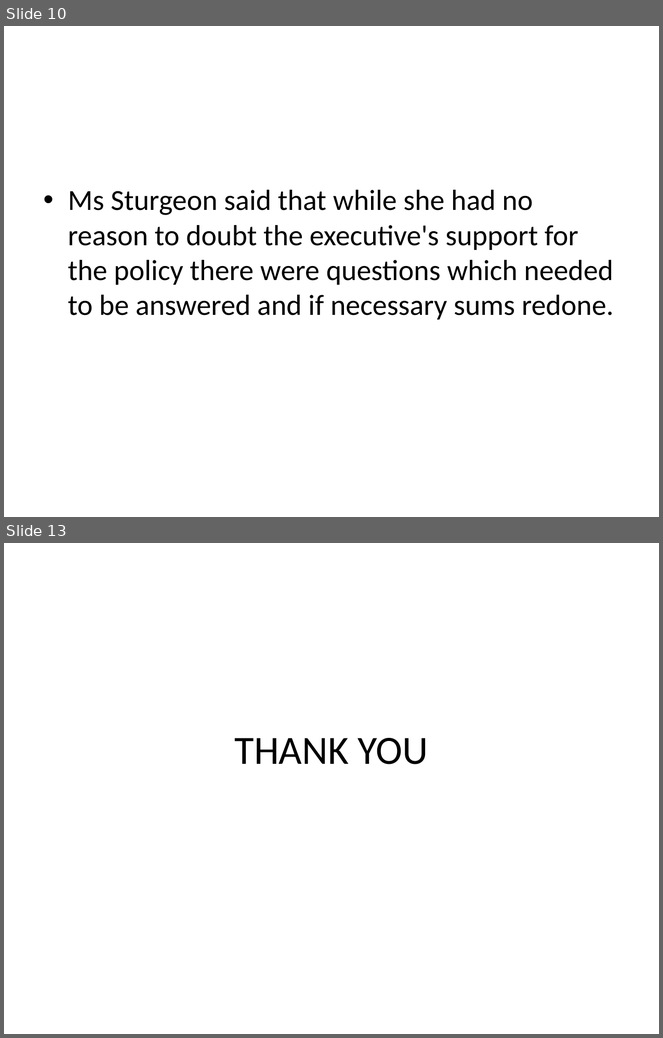
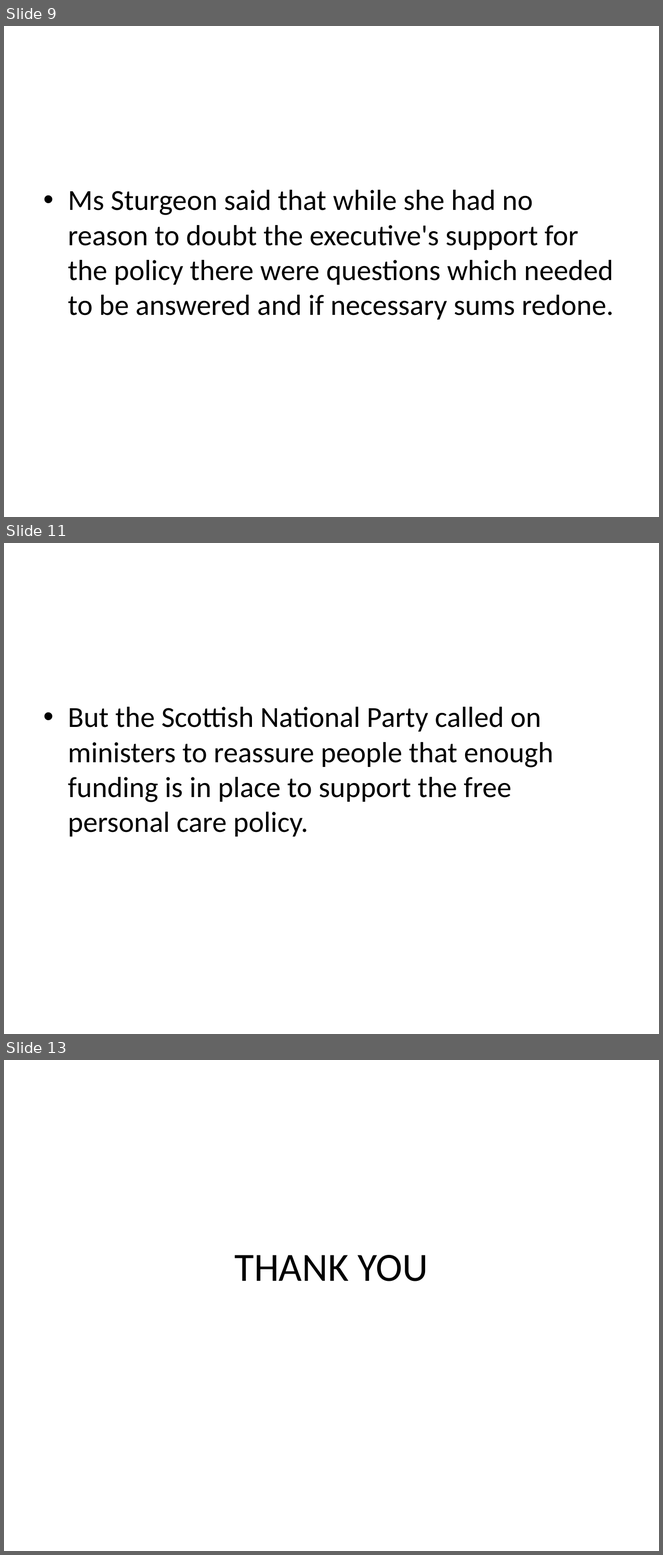
Before and after one commit to MayankVachher/Shortie, a slide deck: title.pptx. Shown one above the other, each under a label of ours: slides 10 and 13 before the commit, slides 9, 11 and 13 after it; the slides between them are not shown. The pictures are 663x1038 and 663x1555 pixels, drawn with LibreOffice and Linux fonts; fonts in the diff are those of the drawing. Boxes give left, top, right and bottom in pixels: in the first picture for what was removed or moved away, otherwise in the second. Text is boxed around its words. In the diff, an @@ line names an element or a change of style, - is before the commit and + after.

```diff
--- a/title.pptx
+++ b/title.pptx
@@ slide 11 added at box(4, 543, 659, 1034), background #FFFFFF @@
@@ text added at box(68, 707, 554, 837), 32 pt, text #000000 @@
+• But the Scottish National Party called on ministers to reassure people that enough funding is in place to support the free personal care policy.
@@ what was slide 10 is now slide 9 @@
```
Also in this commit, not shown: 1 slide changed, 3 other slides added, 4 slides removed, 22 other files.
